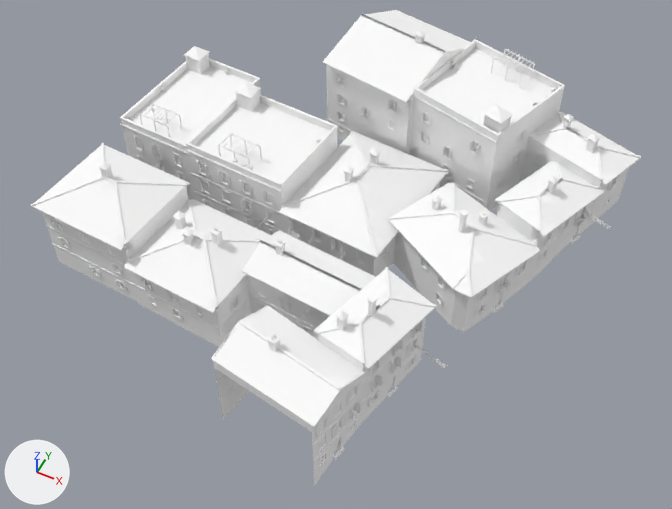
A saved change to the glTF model games/yorimichi/assets/belmonte/meshes/SM_BM_BT_blk_17.glb.
Camera for both pictures: a 50 mm camera at (35.9, -71.6, 88.9) aimed at (2.2, -4.1, 4.5). The lights are fixed; the arrows at lower left show +X, +Y and +Z. The picture after the commit comes second. Vertices at exactly the same position are counted once.

In view in the first picture: 'SM_BM_BT_blk_17'.
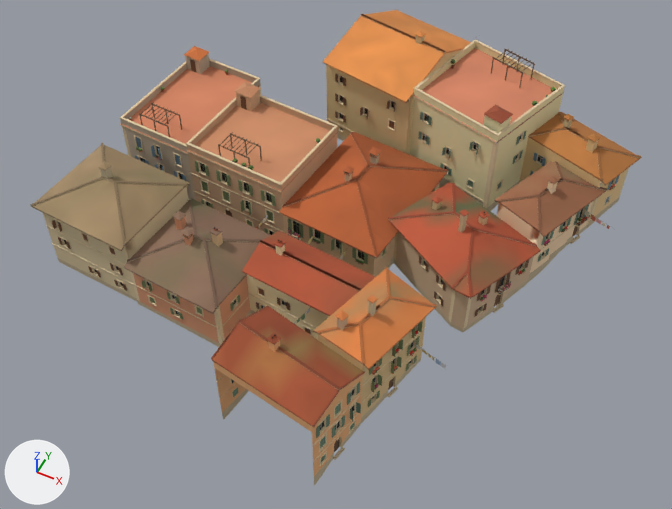
The change, as a list of edits to the scene's bpy script:
```text
Change me_sm_bt_blk_17:
    where me_sm_bt_blk_17.from_pydata(...)  # 38380 vertices, 43548 faces; spans x -31.3..31.7, y -29.7..31.6, z -2.0..20.7
    used by ob_sm_bm_bt_blk_17; location = (0.0, 0.0, 0.0)
    me_sm_bt_blk_17 part 1: 43548 faces centred in x -31.2..31.7, y -29.7..31.6, z -1.9..20.5 are repainted in the vertex colours; the middle colour goes from white #ffffff to beige #ccab88
```

Where the change shows, as pixel boxes [x1, y1, x2, y2] in the pictures (672 x 509 px):
part 1 of me_sm_bt_blk_17, recoloured (white to beige): [31, 10, 641, 485] in both
